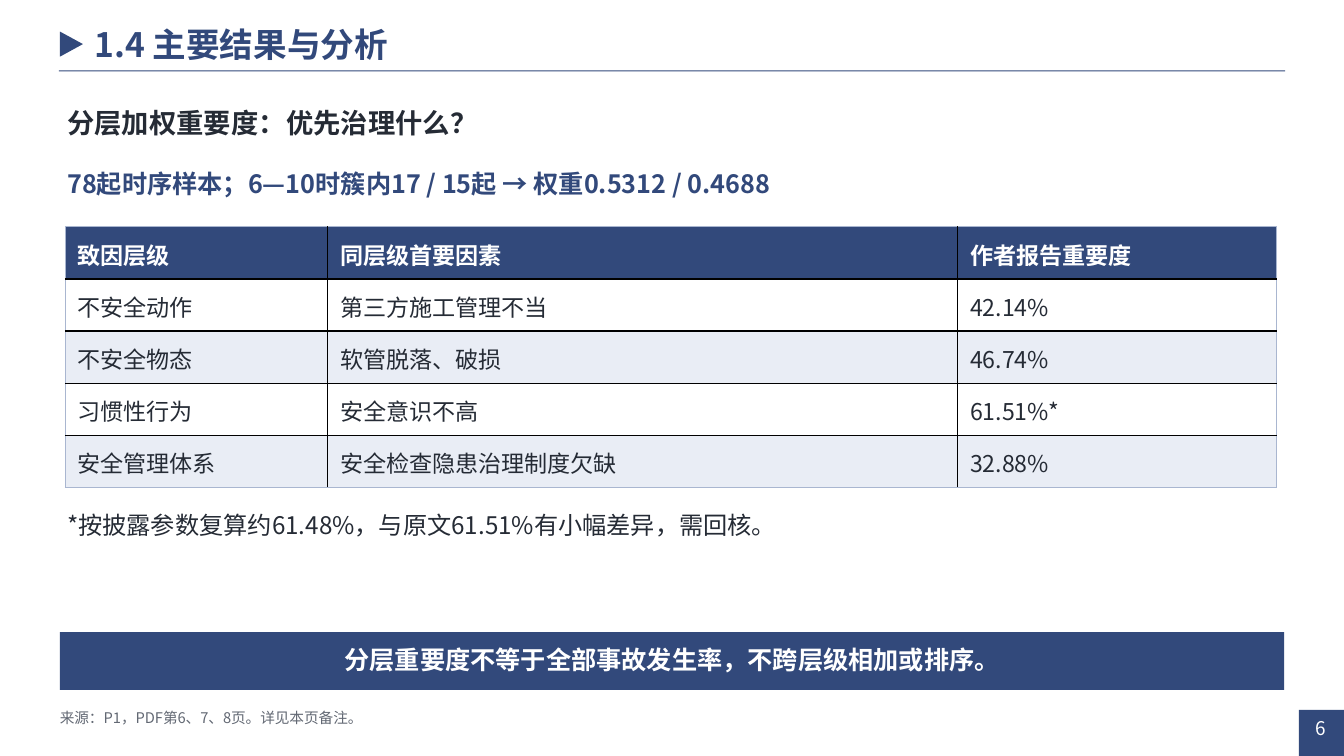
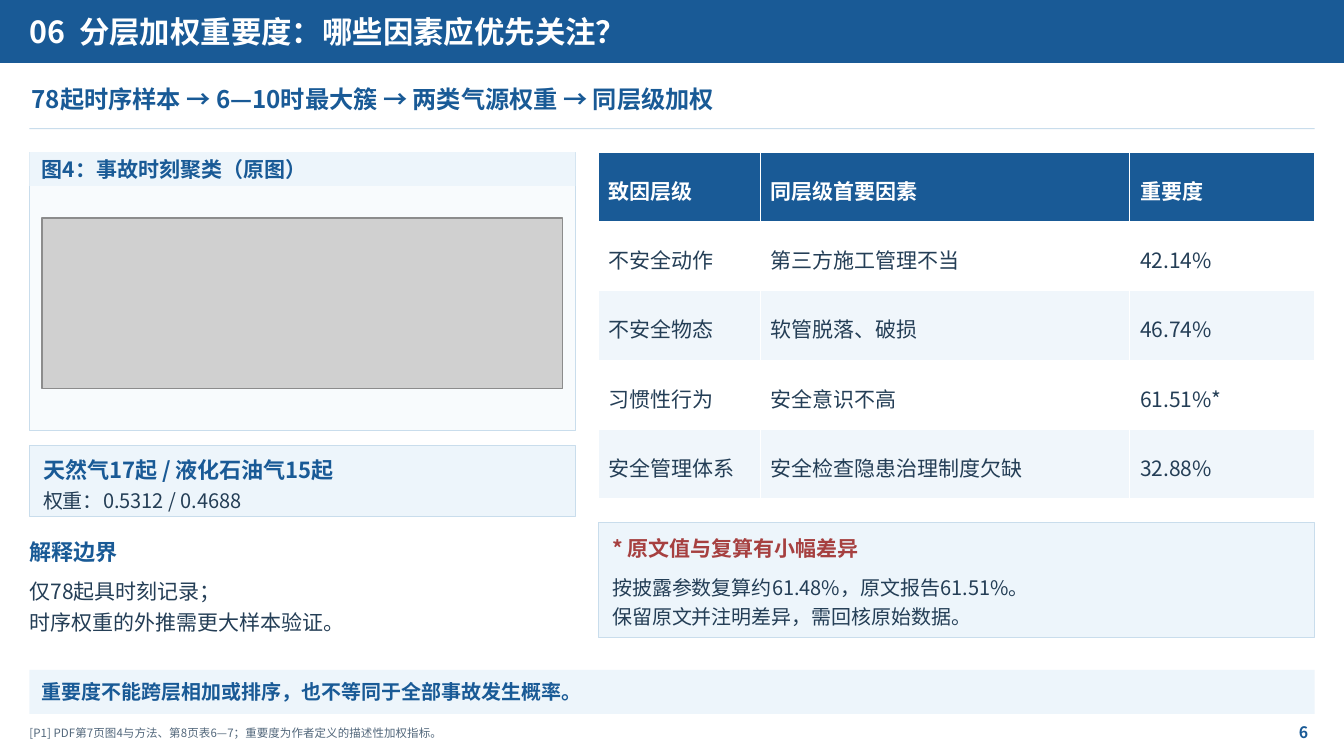
Before and after one commit to EmberCY0808/codex-ppt-skill, a slide deck: slide 6 of deliverables/gas-accidents-20261106/gas-accidents-7slides.pptx. Drawn at 1344x756 pixels with LibreOffice and Linux fonts; fonts in the diff are those of the drawing; grey boxes stand for pictures. Boxes give left, top, right and bottom in pixels: in the first picture for what was removed or moved away, otherwise in the second. Text is boxed around its words. In the diff, an @@ line names an element or a change of style, - is before the commit and + after.

Commit message:
feat: align gas report with zinc presentation visual style

```diff
--- a/deliverables/gas-accidents-20261106/gas-accidents-7slides.pptx
+++ b/deliverables/gas-accidents-20261106/gas-accidents-7slides.pptx
@@ rectangle: place and size @@
-rectangle at (58,71,1286,72)
+rectangle at (0,0,1344,63)
@@ rectangle at (0,0,1344,63): fill #32497B to #195A96 @@
@@ text at (29,17,626,46): text changed; size 19.5 to 21.8 pt; text colour #252B35 to #FFFFFF @@
-分层加权重要度：优先治理什么？
+06 分层加权重要度：哪些因素应优先关注？
@@ text removed at (94,28,388,60) @@
-1.4 主要结果与分析
@@ triangle removed at (59,31,83,56) @@
@@ text added at (32,87,714,111), 17.2 pt, text #195A96, bold @@
+78起时序样本 → 6—10时最大簇 → 两类气源权重 → 同层级加权
@@ rectangle added at (29,128,1315,129), fill #C9DDEC @@
@@ rectangle added at (29,152,576,431), fill #F8FBFD, outline #C9DDEC 0.7 pt @@
@@ rectangle added at (29,152,576,186), fill #EDF5FB @@
@@ text added at (42,159,306,179), 15 pt, text #195A96, bold @@
+图4：事故时刻聚类（原图）
@@ table at (599,152,1315,499) @@
-row 1, column 3: 作者报告重要度
+row 1, column 3: 重要度
@@ fill #32497B to #195A96 in row 1 @@
@@ fill #E9EDF5 to #F0F6FB in 6 cells @@
@@ size 16.5 to 15 pt @@
@@ text colour #252B35 to #243E56 in "不安全动作", "第三方施工管理不当", "42.14%", "不安全物态" and 8 more places @@
@@ borders changed @@
@@ table: place and size @@
-table at (66,227,1277,484)
+table at (599,152,1315,499)
@@ picture added at (42,218,564,388) @@
@@ rectangle added at (29,446,576,517), fill #EDF5FB, outline #C9DDEC 0.7 pt @@
@@ text added at (43,459,334,480), 15.8 pt, text #195A96, bold @@
+天然气17起 / 液化石油气15起
@@ text at (43,491,242,510): text changed; size 18 to 14.2 pt; text colour #32497B to #243E56; bold off @@
-78起时序样本；6—10时簇内17 / 15起 → 权重0.5312 / 0.4688
+权重：0.5312 / 0.4688
@@ rectangle added at (599,523,1315,638), fill #EDF5FB, outline #C9DDEC 0.7 pt @@
@@ text added at (627,538,858,558), 15 pt, text #A64040, bold @@
+* 原文值与复算有小幅差异
@@ text added at (29,541,117,562), 15.8 pt, text #195A96, bold @@
+解释边界
@@ text added at (29,581,344,632), 15 pt, text #243E56 @@
+仅78起具时刻记录；
+时序权重的外推需更大样本验证。
@@ text at (612,578,1029,626): text changed; size 17.2 to 14.2 pt; text colour #252B35 to #243E56 @@
-*按披露参数复算约61.48%，与原文61.51%有小幅差异，需回核。
+按披露参数复算约61.48%，原文报告61.51%。
+保留原文并注明差异，需回核原始数据。
@@ rectangle: place and size @@
-rectangle at (59,632,1285,690)
+rectangle at (29,670,1315,715)
@@ rectangle at (29,670,1315,715): fill #32497B to #EDF5FB @@
@@ text at (42,682,581,702): text changed; size 18 to 14.2 pt; text colour #FFFFFF to #195A96 @@
-分层重要度不等于全部事故发生率，不跨层级相加或排序。
+重要度不能跨层相加或排序，也不等同于全部事故发生概率。
@@ text removed at (60,710,363,725) @@
-来源：P1，PDF第6、7、8页。详见本页备注。
@@ rectangle removed at (1300,710,1344,756) @@
@@ text added at (29,727,442,739), 8.2 pt, text #52677B @@
+[P1] PDF第7页图4与方法、第8页表6—7；重要度为作者定义的描述性加权指标。
@@ text "6" at (1299,726,1308,738): size 13.5 to 11.2 pt, text colour #FFFFFF to #195A96, bold on; alignment centre to left; more space between paragraphs @@
```
Also in this commit, not shown: 4 other slides changed, 1 slide added, 1 slide removed, 4 other files.
